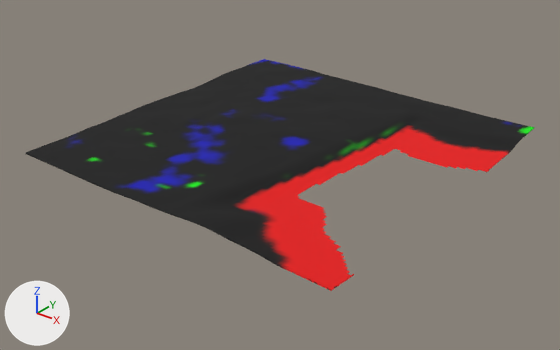
One commit to the glTF model dushanbe_city/assets/terrain/coast_0_-800_400.glb: the scene before it, then after it.
Before and after are seen from a 50 mm lens placed at (687.0, -23.0, 345.0), pointed at (203.0, 582.0, -30.0). Every picture has the same lights, and +X, +Y and +Z are marked at lower left. The first picture is the older version. Vertices at exactly the same position are counted once.

The first picture shows 'terrain'.
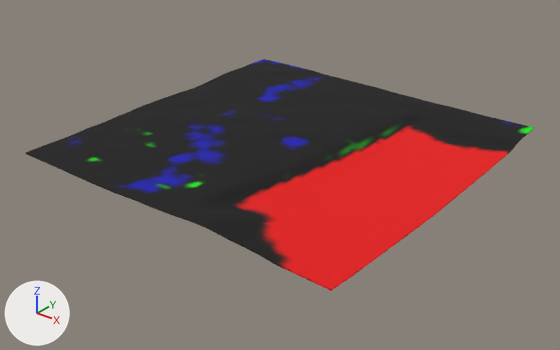
Edits to the scene script, one JSON object a line:
```json
{"block": "me_terrain", "where": "# used by ob_terrain; location = (200.0, 600.0, 0.0)"}
{"op": "remove", "block": "me_terrain", "code": "me_terrain.from_pydata(...)  # 9238 vertices, 18006 faces; spans x -200.0..200.0, y -200.0..200.0, z -4.0..11.0"}
{"op": "add", "block": "me_terrain", "code": "me_terrain.from_pydata(...)  # 10601 vertices, 20800 faces; spans x -200.0..200.0, y -200.0..200.0, z -7.0..11.0"}
{"block": "me_terrain", "change": "me_terrain part 1: 1363 vertices added at x 84.0..200.0, y -164.0..72.0, z -7.0..-2.0"}
```

Pixel boxes [x1, y1, x2, y2] of what changed, in the pictures (560 x 350 px):
```json
{"part": 1, "of": "me_terrain", "change": "added", "after": [297, 150, 486, 275], "on screen": "red"}
```
